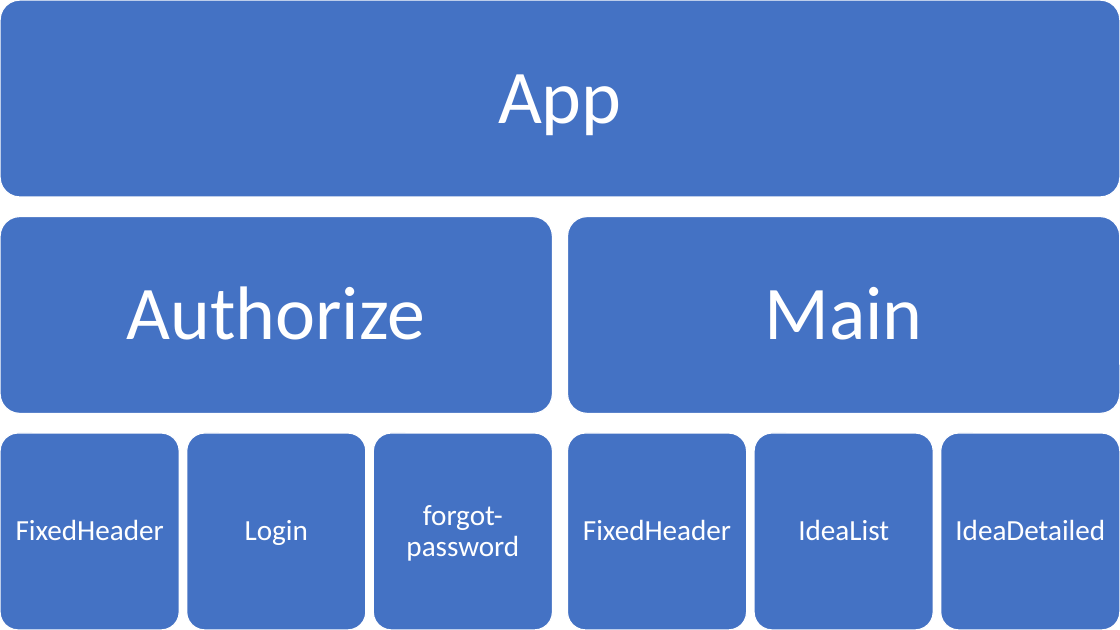
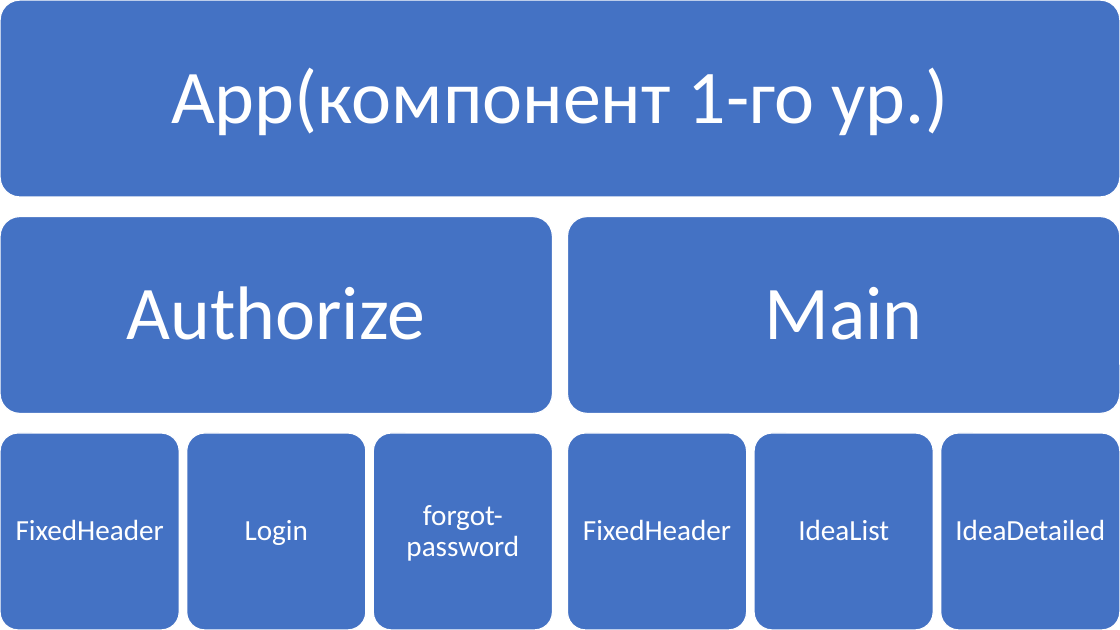
Before and after one commit to Zhassulan2/f-idea, a slide deck: slide 1 of f-idea.pptx. Drawn at 1120x630 pixels with LibreOffice and Linux fonts; fonts in the diff are those of the drawing. Boxes give left, top, right and bottom in pixels: in the first picture for what was removed or moved away, otherwise in the second. Text is boxed around its words. In the diff, an @@ line names an element or a change of style, - is before the commit and + after.

```diff
--- a/f-idea.pptx
+++ b/f-idea.pptx
@@ text at (x1=171, y1=67, x2=949, y2=136): text changed @@
-App
+App(компонент 1-го ур.)
```
Also in this commit, not shown: 1 slide added, 26 other files.
